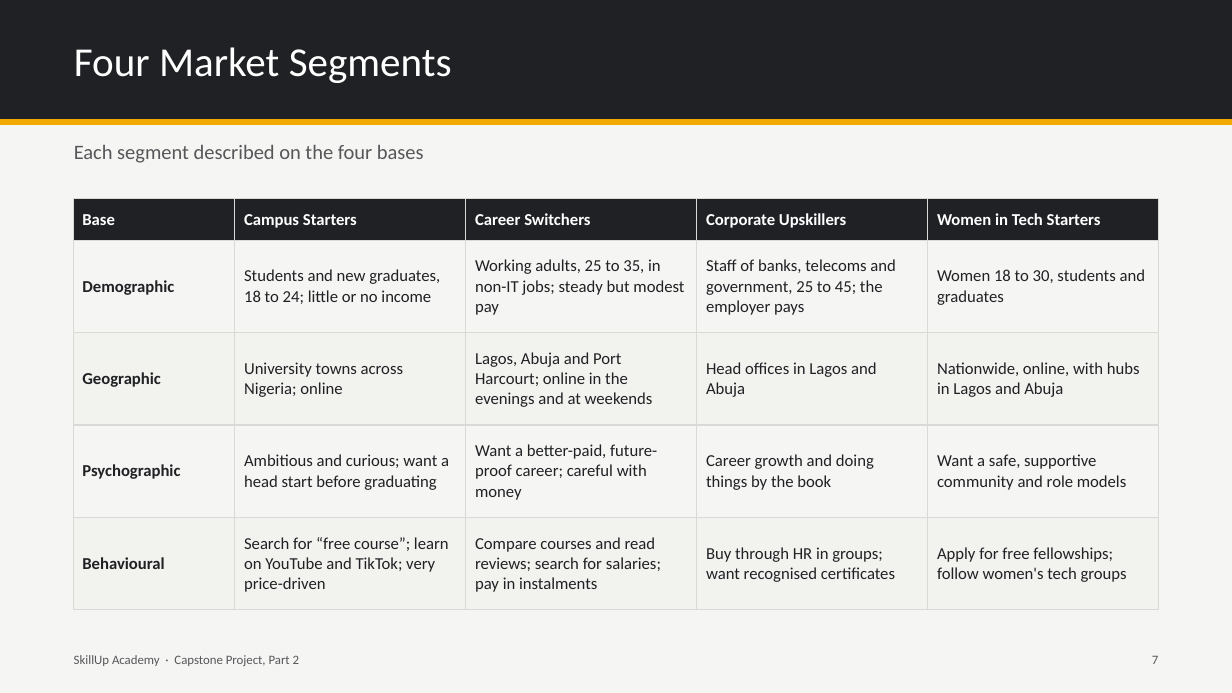
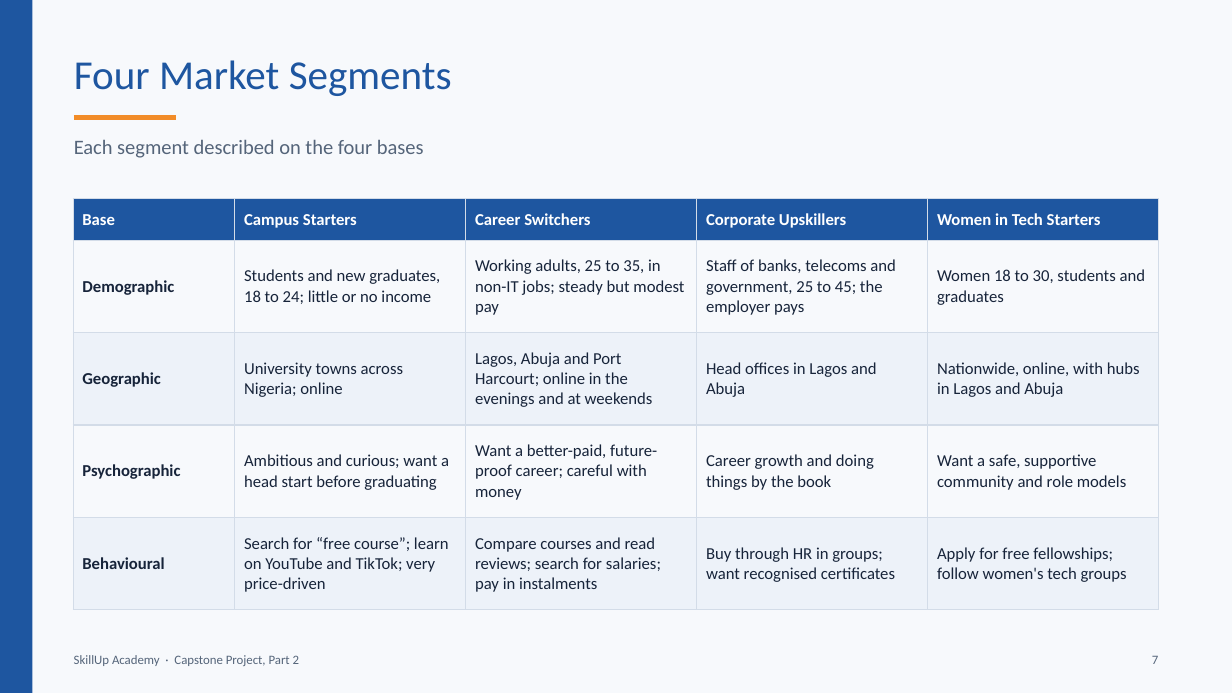
Before and after one commit to BadboyVee/BlackHoleeee, a slide deck: slide 7 of capstone/Customer_Analysis.pptx. Drawn at 1232x693 pixels with LibreOffice and Linux fonts; fonts in the diff are those of the drawing. Boxes give left, top, right and bottom in pixels: in the first picture for what was removed or moved away, otherwise in the second. Text is boxed around its words. In the diff, an @@ line names an element or a change of style, - is before the commit and + after.

```diff
--- a/capstone/Customer_Analysis.pptx
+++ b/capstone/Customer_Analysis.pptx
@@ background #F5F5F3 to #F7F9FC @@
@@ rectangle removed at (0, 0, 1232, 120) @@
@@ rectangle added at (0, 0, 32, 693), fill #1E56A0 @@
@@ title "Four Market Segments": place and size @@
-title "Four Market Segments" at (74, 47, 452, 83)
+title "Four Market Segments" at (74, 60, 452, 96)
@@ title "Four Market Segments" at (74, 60, 452, 96): text colour #FFFFFF to #1E56A0 @@
@@ line added from (74, 117) to (176, 117), #F28C28 4 pt @@
@@ line removed from (0, 122) to (1232, 122) @@
@@ text colour #57575A to #55657A in 3 elements at (74, 655, 299, 666), (1152, 656, 1158, 664), (74, 139, 424, 158) @@
@@ table at (73, 199, 1159, 610) @@
@@ fill #202124 to #1E56A0 in row 1 @@
@@ fill #F2F2EF to #EDF2F9 in 10 cells @@
@@ text colour #202124 to #17243A @@
@@ borders changed @@
```
Also in this commit, not shown: 15 other slides changed, 7 other files.
